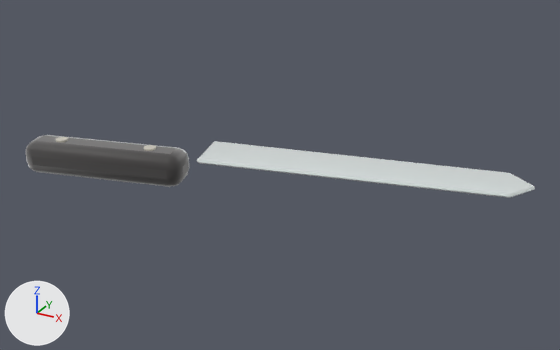
A saved change to the glTF model assets/models/bep/dao.glb.
Before and after are seen from a camera (50 mm lens) standing at (0.226, -0.4, 0.208) and looking at (0.006, 0.001, 0.007). Every picture has the same lights, and +X, +Y and +Z are marked at lower left. The first picture is the older version. Vertices at exactly the same position are counted once.

Objects in the first picture: 'dao'.
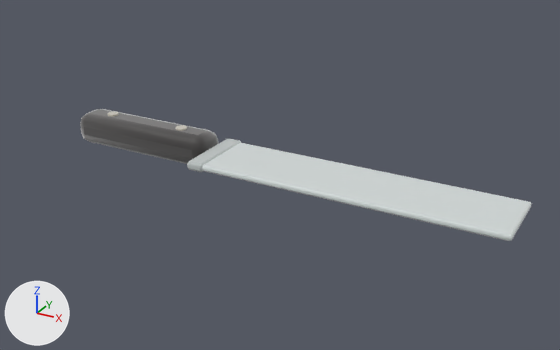
Boxes (x1, y1, x2, y2) around the edits, measured in the pictures (560 x 350 px; the box of a moved part takes in the faces that stretch with it):
'dao', reshaped (11% narrower, 108% taller): before (26, 135, 535, 198); after (80, 109, 531, 241)
part 1 of me_poly_001, moved or reshaped: before (26, 135, 189, 187); after (80, 109, 219, 164)
part 2 of me_poly_001, moved or reshaped: before (56, 137, 68, 142); after (107, 112, 119, 117)
part 3 of me_poly_001, moved or reshaped: before (144, 145, 156, 151); after (176, 125, 187, 131)
part 4 of me_poly_001, rebuilt (71% taller): before (197, 141, 535, 198); after (202, 143, 531, 241)
part 5 of me_poly_001, added: after (187, 139, 241, 172)

What changed in the scene script:
```text
Change me_poly_001:
    used by ob_dao; location = (0.0, 0.0, 0.0)
    remove me_poly_001.from_pydata(...)  # 244 vertices, 472 faces; spans x -0.155..0.155, y -0.066..0.066, z 0.0..0.024
    add me_poly_001.from_pydata(...)  # 336 vertices, 652 faces; spans x -0.159..0.159, y -0.025..0.025, z 0.0..0.024
    me_poly_001 part 1: the loose piece of 96 vertices spanning x -0.155..-0.046, y -0.066..-0.018, z 0.001..0.023 is turned -14.3 degrees about the z axis through its middle, then moved by (-0.004, 0.048, 0.0)
    me_poly_001 part 2: the loose piece of 24 vertices spanning x -0.134..-0.126, y -0.054..-0.046, z 0.0..0.024 is moved by (-0.004, 0.056, 0.0)
    me_poly_001 part 3: the loose piece of 24 vertices spanning x -0.074..-0.066, y -0.038..-0.03, z 0.0..0.024 is moved by (-0.004, 0.04, 0.0)
    me_poly_001 part 4: the loose piece of 100 vertices spanning x -0.059..0.155, y -0.012..0.066, z 0.009..0.012 is rebuilt with 96 vertices and now spans x -0.041..0.159, y -0.024..0.024, z 0.01..0.014
    me_poly_001 part 5: a new loose piece of 96 vertices spanning x -0.049..-0.037, y -0.025..0.025, z 0.009..0.015, in mat_d_mausac
```
